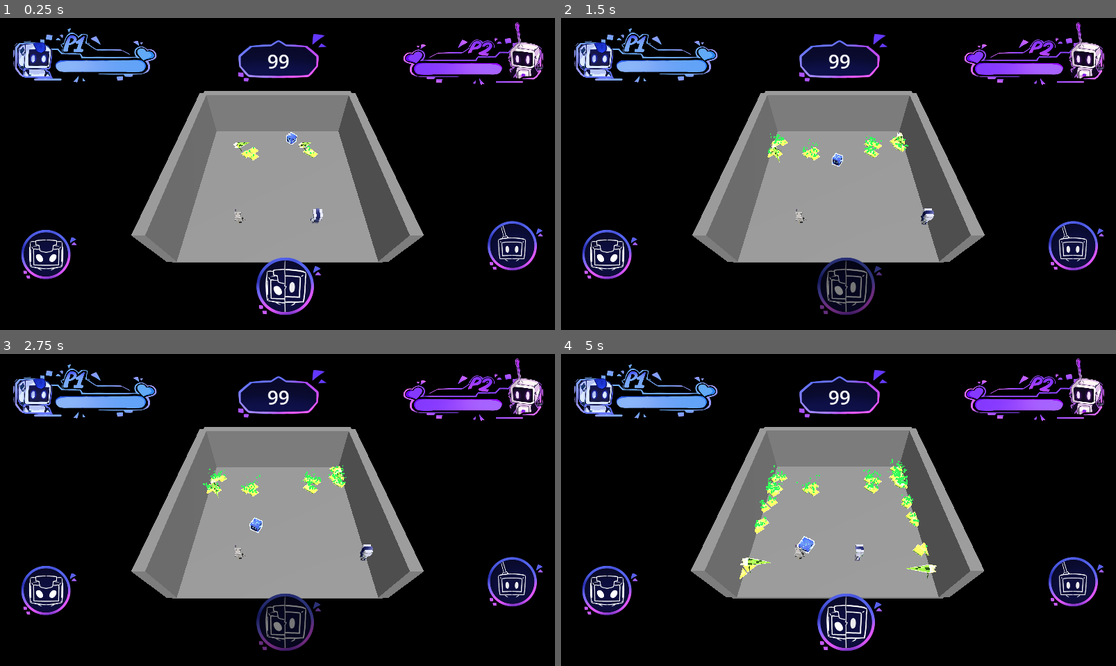
Above: before the commit, frames 1-4 (two rows, left to right).
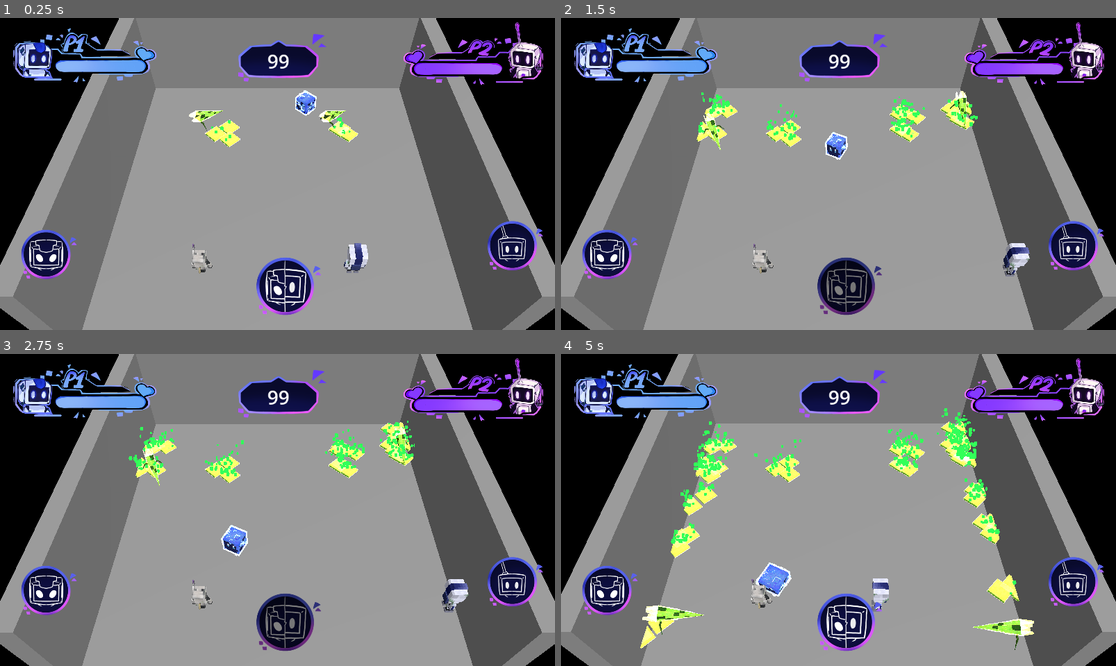
Above: after the commit, the same moments.

Repository: krl0sconk/Overcharge
Game: Godot game, scene res://scenes/maps/rooms/test_room.tscn
Two runs of this game, one before a commit and one after it. Both use one fixed random seed, a clock stepped at 60 frames per second and the inputs below. This scene is started directly instead of the project's main scene.
Inputs (mouse positions are in pixels of both pictures, inside the frame that each line leads up to):
- Up to frame 1 (0.25 s): no input
- Up to frame 2 (1.5 s): tap Enter at 0.5 s; move the mouse to (960, 158) at 0.52 s; hold D (move_right) 0.53-1.25 s; hold Space (attack) 0.53-1.25 s; click (960, 158) at 0.67 s; tap K (dash) at 0.8 s; drag from (727, 189) to (810, 236) at 1.27 s
- Up to frame 3 (2.75 s): move the mouse to (333, 441) at 2.02 s; hold D (move_right) from 2.03 s (still down); hold Space (attack) from 2.03 s (still down); tap K (dash) at 2.3 s
- Up to frame 4 (5 s): release D (move_right) at 2.75 s; release Space (attack) at 2.75 s; drag from (810, 572) to (672, 463) at 2.77 s; move the mouse to (1005, 556) at 3.52 s; hold A (move_left) 3.53-4.25 s; hold Space (attack) 3.53-4.25 s; tap K (dash) at 3.8 s; drag from (672, 463) to (755, 432) at 4.27 s

The runs differ from the first frame. In frame 1, 63% of the frame differs, in the area x 0-100%, y 0-100%; in frame 2, 63%; in frame 3, 63%; in frame 4, 64%.

Commit message:
corrige proyectil y ataque de Plato
Arregla el nodo AbilityComponent (estaba renombrado y Entidad no lo
encontraba), agrega script y capas de colisión al Projectile.tscn,
hace que el daño se resuelva contra el Hurtbox (igual que
HitboxComponent) y agrega MuzzlePoint para que el proyectil salga
orientado y a la altura correcta, heredando su escala. Plato ahora
ataca solo con el proyectil, sin el HitboxComponent de melee que
tenía sin usar.

Diff:
--- a/resources/abilities/PlatoProjectile.tres
+++ b/resources/abilities/PlatoProjectile.tres
@@ -2,8 +2,10 @@
 
 [ext_resource type="Script" uid="uid://bue8ncdmx7agq" path="res://scripts/abilities/ProjectileAbility.gd" id="1_1fxya"]
 [ext_resource type="PackedScene" uid="uid://cgs0vu2sa2mv0" path="res://scenes/entities/players/Projectile.tscn" id="1_b4x2f"]
+[ext_resource type="Resource" uid="uid://bp3p6li46dtqu" path="res://resources/stats/player2_stats.tres" id="1_stats"]
 
 [resource]
 script = ExtResource("1_1fxya")
 projectile_scene = ExtResource("1_b4x2f")
+stats = ExtResource("1_stats")
 metadata/_custom_type_script = "uid://bue8ncdmx7agq"
--- a/scenes/entities/players/Projectile.tscn
+++ b/scenes/entities/players/Projectile.tscn
@@ -1,15 +1,25 @@
 [gd_scene format=3 uid="uid://cgs0vu2sa2mv0"]
 
-[sub_resource type="BoxMesh" id="BoxMesh_37ynj"]
+[ext_resource type="Script" uid="uid://cwfd5wioydooj" path="res://scripts/abilities/Projectile.gd" id="2_proj"]
+
+[sub_resource type="CapsuleMesh" id="CapsuleMesh_bqfvr"]
+
+[sub_resource type="StandardMaterial3D" id="StandardMaterial3D_j083x"]
+albedo_color = Color(0.80031246, 0.00013120443, 0.6792739, 1)
 
 [sub_resource type="BoxShape3D" id="BoxShape3D_37ynj"]
-size = Vector3(0.9926758, 0.98913574, 1)
+size = Vector3(0.9926758, 0.7610321, 1.2746582)
 
 [node name="Projectile" type="Area3D" unique_id=1117113178]
+collision_layer = 32
+collision_mask = 17
+script = ExtResource("2_proj")
 
 [node name="MeshInstance3D" type="MeshInstance3D" parent="." unique_id=592255417]
-mesh = SubResource("BoxMesh_37ynj")
+transform = Transform3D(0.5, 0, 0, 0, -2.1855694e-08, -0.5, 0, 0.5, -2.1855694e-08, 0, 0, 0)
+mesh = SubResource("CapsuleMesh_bqfvr")
+surface_material_override/0 = SubResource("StandardMaterial3D_j083x")
 
 [node name="CollisionShape3D" type="CollisionShape3D" parent="." unique_id=805206335]
-transform = Transform3D(1, 0, 0, 0, 1, 0, 0, 0, 1, -0.0036621094, -0.005432129, 0)
+transform = Transform3D(1, 0, 0, 0, 1, 0, 0, 0, 1, -0.0036621094, -0.018180847, -0.013793945)
 shape = SubResource("BoxShape3D_37ynj")
--- a/scenes/entities/players/plato.tscn
+++ b/scenes/entities/players/plato.tscn
@@ -1,33 +1,22 @@
 [gd_scene format=3 uid="uid://cbhbrdnsv1ksh"]
 
 [ext_resource type="Script" uid="uid://mfkxkr0v1kyu" path="res://scripts/components/AbilityComponent.gd" id="1_bqfvr"]
-[ext_resource type="Script" uid="uid://b8g0oh5m6botp" path="res://scripts/entities/players/plato.gd" id="14_plato"]
 [ext_resource type="PackedScene" uid="uid://bg34abnkufbxp" path="res://assets/entities/players/Pl4-to/Pl4-to.gltf" id="2_bqfvr"]
 [ext_resource type="Script" uid="uid://eg6mlm88houw" path="res://scripts/components/HealthComponent.gd" id="2_y7qex"]
 [ext_resource type="Resource" uid="uid://bp3p6li46dtqu" path="res://resources/stats/player2_stats.tres" id="3_iy3nf"]
 [ext_resource type="Script" uid="uid://b1v6j57gquh45" path="res://scripts/components/HurtboxComponent.gd" id="4_a8a64"]
-[ext_resource type="Resource" uid="uid://cnn5qtdo0mjgm" path="res://resources/stats/player1_stats.tres" id="5_pokno"]
-[ext_resource type="Script" uid="uid://bfm0hkuqmy8ba" path="res://scripts/components/HitboxComponent.gd" id="5_ujryy"]
 [ext_resource type="Script" uid="uid://hby4bmrev1qb" path="res://scripts/components/MovementComponent/MovementComponent.gd" id="6_altmf"]
 [ext_resource type="Script" uid="uid://c1peqkah8lj6g" path="res://scripts/components/InputComponent.gd" id="10_alhau"]
-[ext_resource type="PackedScene" uid="uid://cgs0vu2sa2mv0" path="res://scenes/entities/players/Projectile.tscn" id="11_pokno"]
 [ext_resource type="Script" uid="uid://ckpe7ipejhwka" path="res://scripts/components/HitFeedbackComponent.gd" id="12_0p601"]
-[ext_resource type="Script" uid="uid://bue8ncdmx7agq" path="res://scripts/abilities/ProjectileAbility.gd" id="12_altmf"]
+[ext_resource type="Resource" uid="uid://cpt6xpcotukc" path="res://resources/abilities/PlatoProjectile.tres" id="12_pokno"]
 [ext_resource type="Script" uid="uid://bxe8h82evh8aa" path="res://scripts/abilities/ReturnNodeAbility.gd" id="13_pokno"]
+[ext_resource type="Script" uid="uid://b8g0oh5m6botp" path="res://scripts/entities/players/plato.gd" id="14_plato"]
 
 [sub_resource type="BoxShape3D" id="BoxShape3D_j8abd"]
 size = Vector3(0.54467773, 1.1705322, 0.50787354)
 
 [sub_resource type="BoxShape3D" id="BoxShape3D_lka76"]
 size = Vector3(0.512146, 1.1640625, 0.32540894)
-
-[sub_resource type="BoxShape3D" id="BoxShape3D_nc3cx"]
-size = Vector3(0.8930054, 1.1777344, 0.80578613)
-
-[sub_resource type="Resource" id="Resource_37ynj"]
-script = ExtResource("12_altmf")
-projectile_scene = ExtResource("11_pokno")
-metadata/_custom_type_script = "uid://bue8ncdmx7agq"
 
 [sub_resource type="Resource" id="Resource_lgdbg"]
 script = ExtResource("13_pokno")
@@ -43,6 +32,9 @@
 
 [node name="blockbench_export2" parent="Model" unique_id=295437358 instance=ExtResource("2_bqfvr")]
 
+[node name="MuzzlePoint" type="Marker3D" parent="." unique_id=1300246891]
+transform = Transform3D(0.25, 0, 0, 0, 0.25, 0, 0, 0, 0.25, 0, 0.5657135, -0.47199082)
+
 [node name="CollisionShape3D" type="CollisionShape3D" parent="." unique_id=76895931]
 transform = Transform3D(1, 0, 0, 0, 1, 0, 0, 0, 1, -0.014038086, 0.5910034, -0.0047912598)
 shape = SubResource("BoxShape3D_j8abd")
@@ -57,18 +49,6 @@
 transform = Transform3D(1, 0, 0, 0, 1, 0, 0, 0, 1, -0.020843506, 0.6044922, -0.0077667236)
 shape = SubResource("BoxShape3D_lka76")
 debug_color = Color(0.27337456, 0.560343, 0, 0.41960785)
-
-[node name="HitboxComponent" type="Area3D" parent="." unique_id=825332453 node_paths=PackedStringArray("source")]
-collision_layer = 32
-collision_mask = 16
-script = ExtResource("5_ujryy")
-stats = ExtResource("5_pokno")
-source = NodePath("..")
-
-[node name="CollisionShape3D" type="CollisionShape3D" parent="HitboxComponent" unique_id=453942044]
-transform = Transform3D(1, 0, 0, 0, 1, 0, 0, 0, 1, -0.031585693, 0.5986328, -0.015075684)
-shape = SubResource("BoxShape3D_nc3cx")
-debug_color = Color(0.8906444, 0, 0.052586533, 0.41960785)
 
 [node name="MovementComponent" type="Node" parent="." unique_id=1017592775 node_paths=PackedStringArray("owner_body")]
 script = ExtResource("6_altmf")
@@ -91,9 +71,11 @@
 model = NodePath("../Model")
 metadata/_custom_type_script = "uid://ckpe7ipejhwka"
 
-[node name="AbilityComponent" type="Node" parent="." unique_id=560635610]
+[node name="AbilityComponent" type="Node" parent="." unique_id=560635610 node_paths=PackedStringArray("owner_body", "movement_component")]
 script = ExtResource("1_bqfvr")
-ability = SubResource("Resource_37ynj")
+ability = ExtResource("12_pokno")
+owner_body = NodePath("..")
+movement_component = NodePath("../MovementComponent")
 metadata/_custom_type_script = "uid://mfkxkr0v1kyu"
 
 [node name="ReturnAbilityComponent" type="Node" parent="." unique_id=989779546 node_paths=PackedStringArray("owner_body", "movement_component")]
--- a/scenes/maps/rooms/test_room.tscn
+++ b/scenes/maps/rooms/test_room.tscn
@@ -39,6 +39,7 @@
 [node name="Camera3D" type="Camera3D" parent="." unique_id=883347460]
 transform = Transform3D(1, 0, 0, 0, 0.64278764, 0.76604444, 0, -0.76604444, 0.64278764, 0, 10, 8)
 current = true
+fov = 42.0
 
 [node name="WorldEnvironment" type="WorldEnvironment" parent="." unique_id=48934665]
 environment = SubResource("Environment_ygx7y")
--- a/scripts/abilities/Projectile.gd
+++ b/scripts/abilities/Projectile.gd
@@ -2,17 +2,33 @@
 extends Area3D
 
 @export var speed: float = 10.0
+@export var stats: StatsResource
+@export var knockback: Vector3 = Vector3.ZERO
 
 var direction: Vector3 = Vector3.ZERO
+var source: Node3D
 
 func _ready() -> void:
 	body_entered.connect(_on_body_entered)
+	area_entered.connect(_on_area_entered)
 
 func setup(new_direction: Vector3) -> void:
 	direction = new_direction.normalized()
+	if direction != Vector3.ZERO:
+		## looking_at() alinea -Z con el target; el largo de la cápsula
+		## (ver transform del MeshInstance3D) queda en +Z, así que se le
+		## pasa -direction para que +Z termine apuntando a direction.
+		basis = Basis.looking_at(-direction, Vector3.UP)
 
 func _physics_process(delta: float) -> void:
 	global_position += direction * speed * delta
 
-func _on_body_entered(body: Node3D) -> void:
+func _on_body_entered(_body: Node3D) -> void:
 	queue_free()
+
+## Mismo patrón que HitboxComponent: el golpe se resuelve contra el Hurtbox
+## (Area3D), no contra el cuerpo físico.
+func _on_area_entered(area: Area3D) -> void:
+	if stats != null and area.has_method("receive_hit"):
+		area.receive_hit(stats.damage, knockback, source)
+	queue_free()
--- a/scripts/abilities/ProjectileAbility.gd
+++ b/scripts/abilities/ProjectileAbility.gd
@@ -3,6 +3,8 @@
 
 @export var projectile_speed: float = 10.0
 @export var projectile_scene: PackedScene
+@export var stats: StatsResource
+@export var knockback: Vector3 = Vector3.ZERO
 
 func execute(owner_body: CharacterBody3D, direction: Vector3) -> void:
 	if projectile_scene == null:
@@ -13,8 +15,29 @@
 	if projectile == null:
 		return
 
+	## MuzzlePoint marca dónde y hacia dónde se dispara (mira al frente, igual
+	## que el modelo). Si el dueño no tiene uno, se cae al centro del cuerpo
+	## y a la dirección de movimiento, para no reventar con otras entidades.
+	var muzzle := owner_body.get_node_or_null("MuzzlePoint") as Node3D
+	var spawn_position: Vector3 = owner_body.global_position
+	var spawn_scale: Vector3 = Vector3.ONE
+	var fire_direction: Vector3 = direction
+	if muzzle != null:
+		spawn_position = muzzle.global_position
+		spawn_scale = muzzle.global_transform.basis.get_scale()
+		## -Z: _face_move_direction rota con +PI para compensar que el modelo
+		## importado mira +Z, así que el frente real queda en -Z local.
+		fire_direction = -muzzle.global_transform.basis.z
+
+	if fire_direction == Vector3.ZERO:
+		return
+
 	projectile.speed = projectile_speed
-	projectile.setup(direction)
+	projectile.stats = stats
+	projectile.knockback = knockback
+	projectile.source = owner_body
+	projectile.setup(fire_direction)
+	projectile.scale = spawn_scale
 
 	owner_body.get_parent().add_child(projectile)
-	projectile.global_position = owner_body.global_position
+	projectile.global_position = spawn_position
--- a/scripts/entities/players/plato.gd
+++ b/scripts/entities/players/plato.gd
@@ -1,11 +1,8 @@
 class_name Plato
 extends Entidad
 
-## Controlador de Pl4-to: mueve y ataca con lo que ya tiene cableado.
-## TODO(quien le ponga la habilidad): todavía no tiene AbilityComponent en
-## la escena, así que no hay dash ni combo que enlazar acá.
+## Controlador de Pl4-to: se mueve y ataca a distancia con el proyectil.
 
-@export var attack_window: float = 0.2
 @export var turn_speed: float = 10.0  ## rad/s
 @onready var return_ability_component: AbilityComponent = get_node_or_null("ReturnAbilityComponent")
 
@@ -17,8 +14,6 @@
 	_face_move_direction(delta)
 
 	if input_component.consume_attack():
-		if hitbox_component != null:
-			hitbox_component.open_window(attack_window)
 		if ability_component != null:
 			ability_component.try_execute()
 
